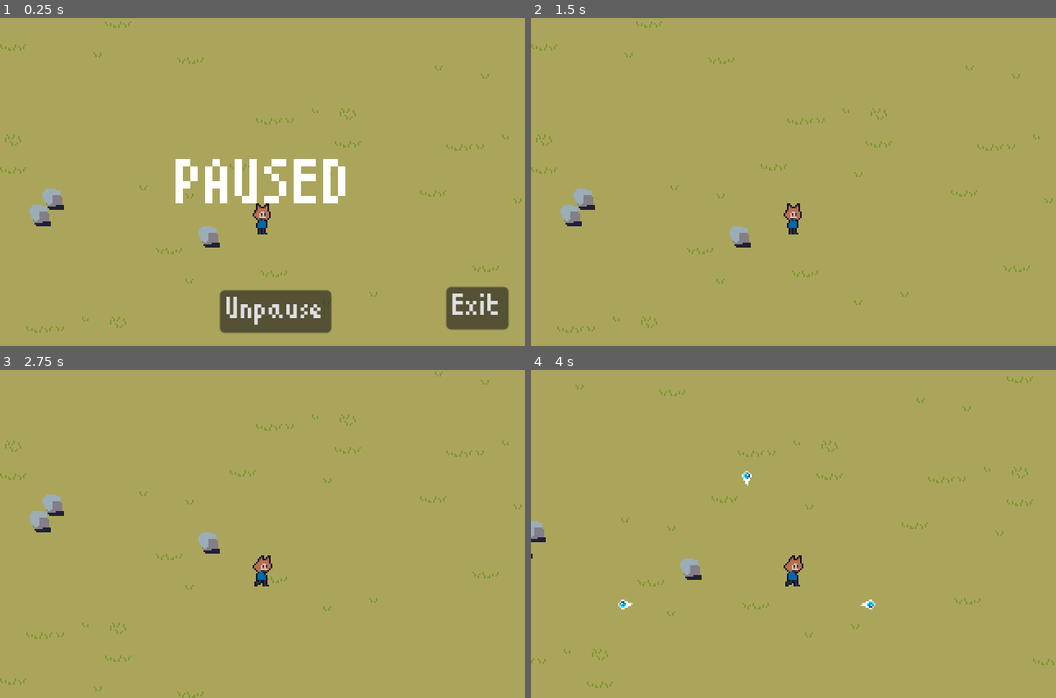
Above: before the commit, frames 1-4 (two rows, left to right).
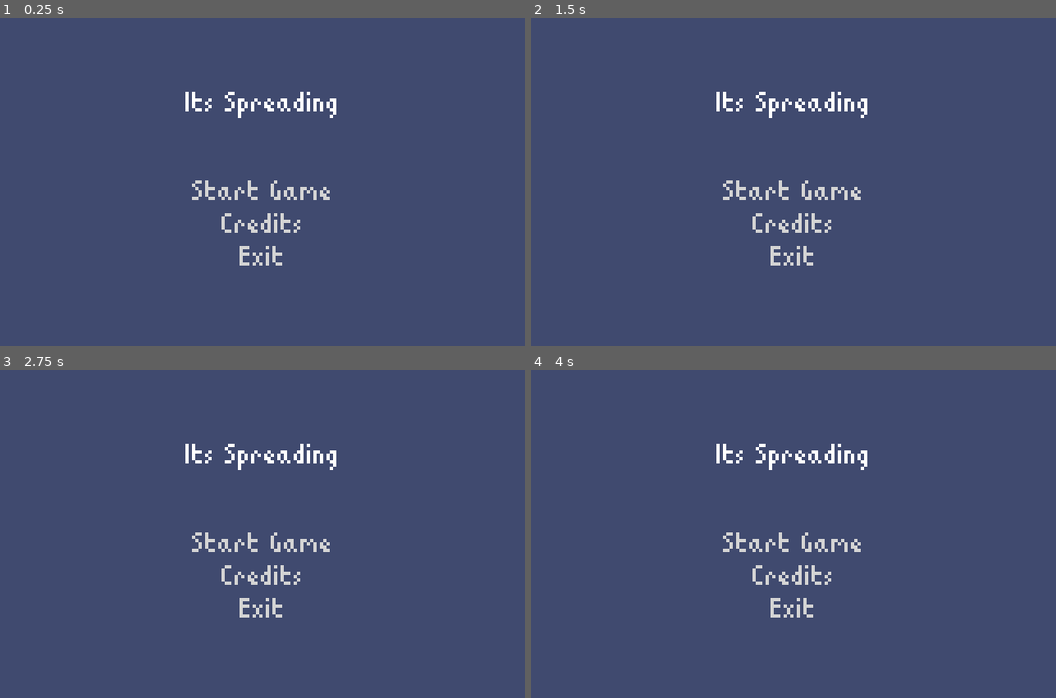
Above: after the commit, the same moments.

Repository: ColtonPhillips/its-spreading
Game: Godot game, scene res://scenes/gui/main_menu/main_menu.tscn
Two runs of this game, one before a commit and one after it. Both use one fixed random seed, a clock stepped at 60 frames per second and the inputs below. Before the commit the project starts from res://scenes/world.tscn.
Inputs (mouse positions are in pixels of both pictures, inside the frame that each line leads up to):
- Up to frame 1 (0.25 s): no input
- Up to frame 2 (1.5 s): tap Enter at 0.5 s; hold D (move_right) 0.53-1.25 s; click (804, 309) at 1.25 s, where only the run before the commit has a clickable "Unpause"
- Up to frame 3 (2.75 s): hold S (move_down) from 2.03 s (still down)
- Up to frame 4 (4 s): release S (move_down) at 2.78 s; hold D (move_right) 2.78-3.53 s; hold W (move_up) from 3.53 s (still down)

The runs differ from the first frame. In frame 1, 100% of the frame differs, in the area x 0-100%, y 0-100%; in frame 2, 100%; in frame 3, 100%; in frame 4, 100%.

Commit message:
added main menu; added placeholder credits screen

Diff:
--- /dev/null
+++ b/font/font_theme.tres
@@ -0,0 +1,6 @@
+[gd_resource type="Theme" load_steps=2 format=3 uid="uid://bcf1wtgftcnmh"]
+
+[ext_resource type="FontFile" uid="uid://dmompifepalc2" path="res://font/ttf/ChevyRay - Babyblocks.ttf" id="1_ygrel"]
+
+[resource]
+default_font = ExtResource("1_ygrel")
--- a/project.godot
+++ b/project.godot
@@ -11,7 +11,7 @@
 [application]
 
 config/name="ItsSpreading"
-run/main_scene="res://scenes/world.tscn"
+run/main_scene="res://scenes/gui/main_menu/main_menu.tscn"
 config/features=PackedStringArray("4.2", "Forward Plus")
 config/icon="res://icon.svg"
 
--- /dev/null
+++ b/scenes/gui/credits/back_button.gd
@@ -0,0 +1,4 @@
+extends LinkButton
+
+func _on_back_button_pressed():
+	get_tree().change_scene_to_file('res://scenes/gui/main_menu/main_menu.tscn')
--- /dev/null
+++ b/scenes/gui/credits/credits.tscn
@@ -0,0 +1,60 @@
+[gd_scene load_steps=3 format=3 uid="uid://51831lqhf2oq"]
+
+[ext_resource type="Theme" uid="uid://bcf1wtgftcnmh" path="res://font/font_theme.tres" id="1_x1b5j"]
+[ext_resource type="Script" path="res://scenes/gui/credits/back_button.gd" id="2_0d3ck"]
+
+[node name="Credits" type="MarginContainer"]
+anchors_preset = 15
+anchor_right = 1.0
+anchor_bottom = 1.0
+grow_horizontal = 2
+grow_vertical = 2
+theme = ExtResource("1_x1b5j")
+theme_override_constants/margin_left = 40
+theme_override_constants/margin_top = 20
+theme_override_constants/margin_right = 40
+theme_override_constants/margin_bottom = 20
+
+[node name="HBoxContainer" type="HBoxContainer" parent="."]
+layout_mode = 2
+
+[node name="MarginContainer" type="MarginContainer" parent="HBoxContainer"]
+layout_mode = 2
+theme_override_constants/margin_right = 20
+
+[node name="BackButton" type="LinkButton" parent="HBoxContainer/MarginContainer"]
+layout_mode = 2
+size_flags_vertical = 0
+text = "Back"
+underline = 2
+script = ExtResource("2_0d3ck")
+
+[node name="NameList" type="VBoxContainer" parent="HBoxContainer"]
+layout_mode = 2
+
+[node name="Label" type="Label" parent="HBoxContainer/NameList"]
+layout_mode = 2
+text = "Developer
+"
+
+[node name="Label2" type="Label" parent="HBoxContainer/NameList"]
+layout_mode = 2
+text = "Developer
+"
+
+[node name="Label3" type="Label" parent="HBoxContainer/NameList"]
+layout_mode = 2
+text = "Developer
+"
+
+[node name="Label4" type="Label" parent="HBoxContainer/NameList"]
+layout_mode = 2
+text = "Developer
+"
+
+[node name="Label5" type="Label" parent="HBoxContainer/NameList"]
+layout_mode = 2
+text = "Developer
+"
+
+[connection signal="pressed" from="HBoxContainer/MarginContainer/BackButton" to="HBoxContainer/MarginContainer/BackButton" method="_on_back_button_pressed"]
--- /dev/null
+++ b/scenes/gui/main_menu/main_menu.gd
@@ -0,0 +1,12 @@
+extends CenterContainer
+
+func _on_start_game_link_pressed():
+	get_tree().change_scene_to_file('res://scenes/world.tscn')
+
+
+func _on_credits_link_pressed():
+	get_tree().change_scene_to_file('res://scenes/gui/credits/credits.tscn')
+
+
+func _on_exit_link_pressed():
+		get_tree().quit();
--- /dev/null
+++ b/scenes/gui/main_menu/main_menu.tres
@@ -0,0 +1,31 @@
+[gd_resource type="Theme" load_steps=2 format=3 uid="uid://ybvdicuwr115"]
+
+[sub_resource type="StyleBoxFlat" id="StyleBoxFlat_7fysv"]
+content_margin_left = 4.0
+content_margin_top = 4.0
+content_margin_right = 4.0
+content_margin_bottom = 4.0
+bg_color = Color(1, 1, 1, 0.75)
+draw_center = false
+border_width_left = 2
+border_width_top = 2
+border_width_right = 2
+border_width_bottom = 2
+corner_radius_top_left = 3
+corner_radius_top_right = 3
+corner_radius_bottom_right = 3
+corner_radius_bottom_left = 3
+corner_detail = 5
+expand_margin_left = 2.0
+expand_margin_top = 2.0
+expand_margin_right = 2.0
+expand_margin_bottom = 2.0
+
+[resource]
+LinkButton/colors/font_color = Color(0.831373, 0.831373, 0.831373, 1)
+LinkButton/colors/font_focus_color = Color(0.988235, 0.992157, 0, 1)
+LinkButton/colors/font_hover_color = Color(1, 1, 1, 1)
+LinkButton/constants/outline_size = 0
+LinkButton/constants/underline_spacing = 2
+LinkButton/font_sizes/font_size = 16
+LinkButton/styles/focus = SubResource("StyleBoxFlat_7fysv")
--- /dev/null
+++ b/scenes/gui/main_menu/main_menu.tscn
@@ -0,0 +1,46 @@
+[gd_scene load_steps=4 format=3 uid="uid://c6djgc5rsd3g2"]
+
+[ext_resource type="Theme" uid="uid://bcf1wtgftcnmh" path="res://font/font_theme.tres" id="1_142fs"]
+[ext_resource type="Script" path="res://scenes/gui/main_menu/main_menu.gd" id="2_7dbyw"]
+[ext_resource type="Theme" uid="uid://ybvdicuwr115" path="res://scenes/gui/main_menu/main_menu.tres" id="3_84nfo"]
+
+[node name="MainMenuContainer" type="CenterContainer"]
+anchors_preset = 15
+anchor_right = 1.0
+anchor_bottom = 1.0
+grow_horizontal = 2
+grow_vertical = 2
+theme = ExtResource("1_142fs")
+script = ExtResource("2_7dbyw")
+
+[node name="MenuLabelsContainer" type="VBoxContainer" parent="."]
+layout_mode = 2
+theme = ExtResource("3_84nfo")
+
+[node name="TitleLabel" type="Label" parent="MenuLabelsContainer"]
+custom_minimum_size = Vector2(0, 50)
+layout_mode = 2
+text = "Its Spreading"
+horizontal_alignment = 1
+
+[node name="StartGameLink" type="LinkButton" parent="MenuLabelsContainer"]
+layout_mode = 2
+size_flags_horizontal = 4
+text = "Start Game"
+underline = 2
+
+[node name="CreditsLink" type="LinkButton" parent="MenuLabelsContainer"]
+layout_mode = 2
+size_flags_horizontal = 4
+text = "Credits"
+underline = 2
+
+[node name="ExitLink" type="LinkButton" parent="MenuLabelsContainer"]
+layout_mode = 2
+size_flags_horizontal = 4
+text = "Exit"
+underline = 2
+
+[connection signal="pressed" from="MenuLabelsContainer/StartGameLink" to="." method="_on_start_game_link_pressed"]
+[connection signal="pressed" from="MenuLabelsContainer/CreditsLink" to="." method="_on_credits_link_pressed"]
+[connection signal="pressed" from="MenuLabelsContainer/ExitLink" to="." method="_on_exit_link_pressed"]
--- a/scenes/gui/menu.gd
+++ b/scenes/gui/menu.gd
@@ -13,9 +13,6 @@
 	get_tree().paused = not get_tree().paused
 	self.visible = not self.visible
 
-func _ready():
-	pause()
-
 func _input(event):
 	if Input.is_action_just_pressed("pause"):
 		toggle_pause()
